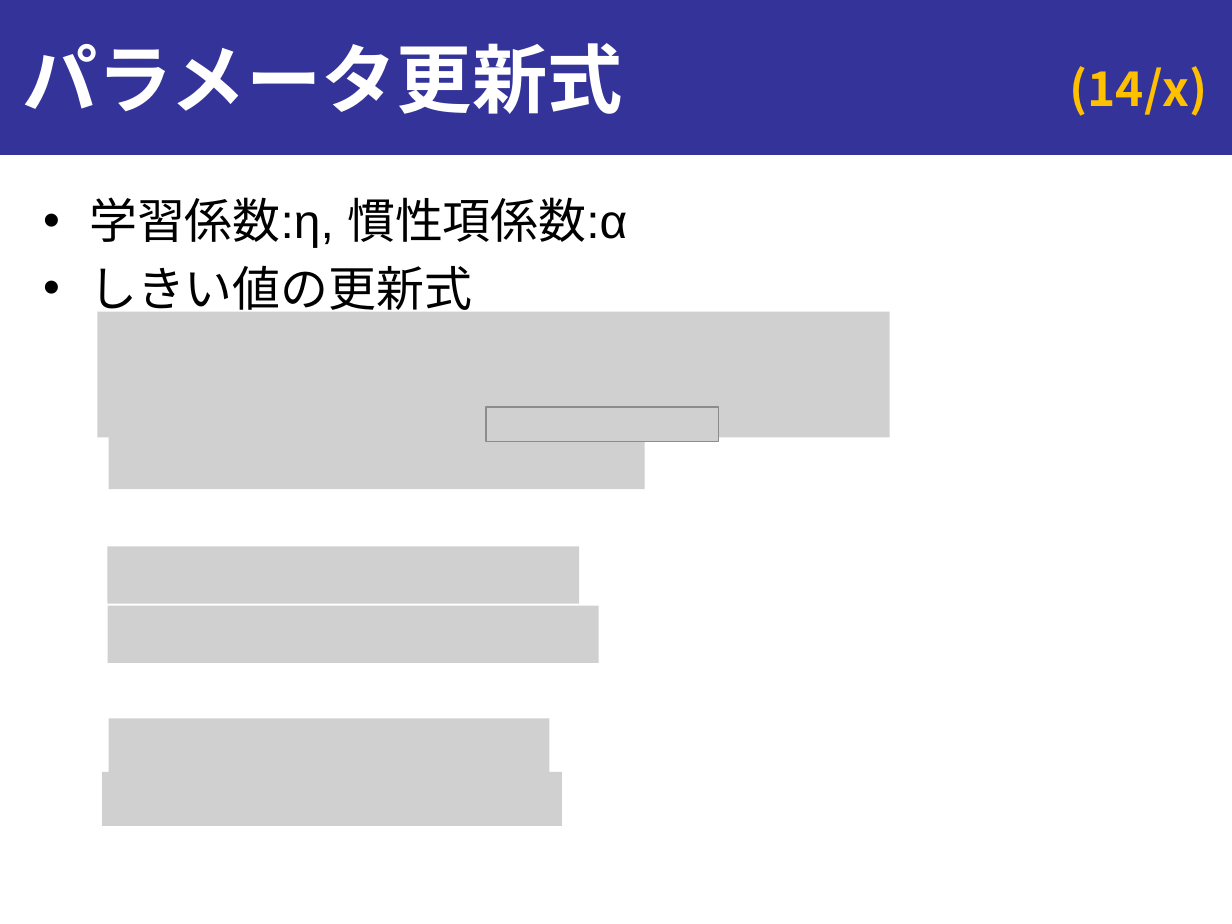
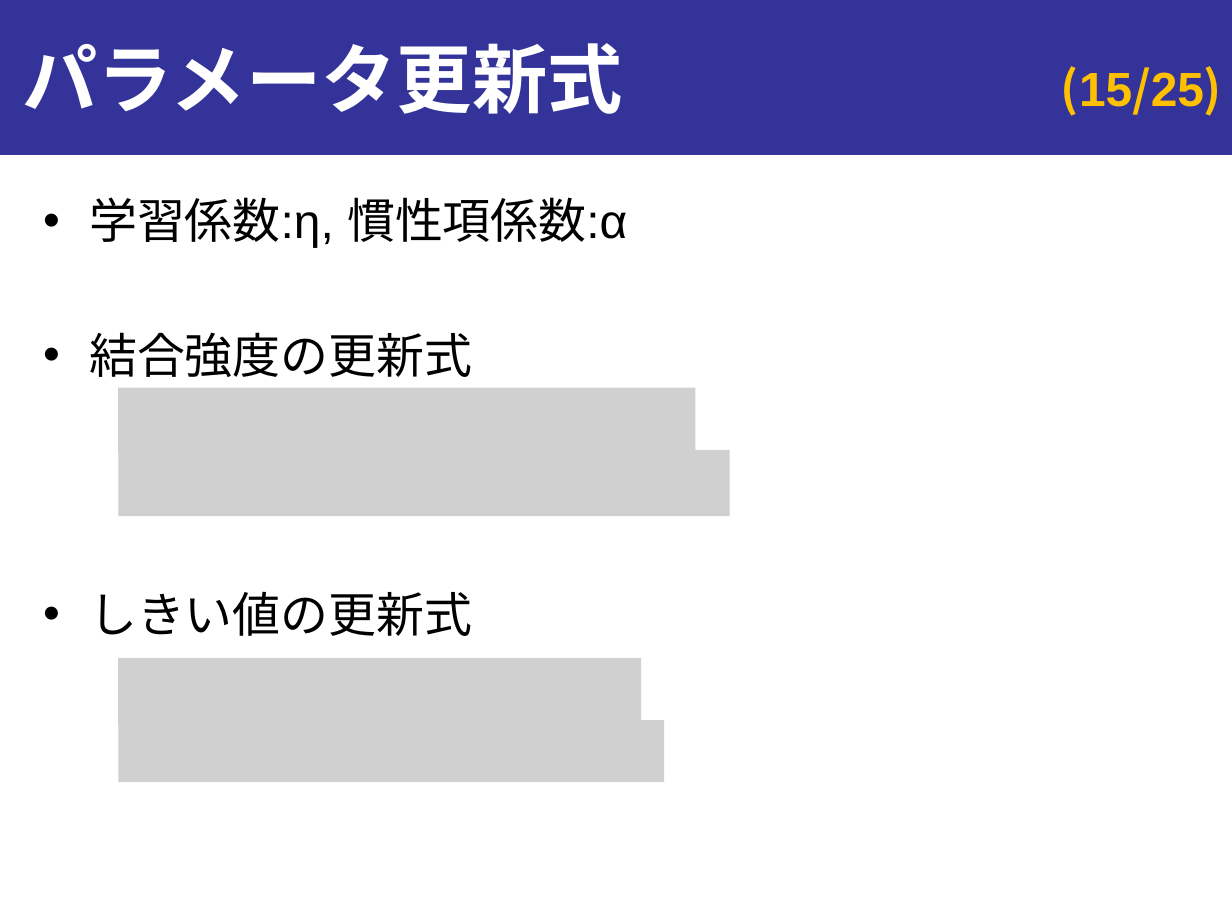
Before and after one commit to onikUone/slides, a slide deck: slide 15 of Junior_ex1.pptx (slide 14 before the commit). Drawn at 1232x924 pixels with LibreOffice and Linux fonts; fonts in the diff are those of the drawing; grey boxes stand for pictures. Boxes give left, top, right and bottom in pixels: in the first picture for what was removed or moved away, otherwise in the second. Text is boxed around its words. In the diff, an @@ line names an element or a change of style, - is before the commit and + after.

```diff
--- a/Junior_ex1.pptx
+++ b/Junior_ex1.pptx
@@ page number at (1061,66,1222,116): text changed; font Noto Sans CJK JP to Arial @@
-(14/x)
+(15/25)
@@ picture removed at (97,312,890,437) @@
@@ text at (89,332,472,377): paragraph added @@
+• 結合強度の更新式
@@ picture added at (118,388,695,455) @@
@@ picture removed at (485,407,718,441) @@
@@ picture removed at (108,429,644,489) @@
@@ picture added at (118,450,729,516) @@
@@ picture removed at (107,547,579,604) @@
@@ picture removed at (107,606,599,663) @@
@@ picture added at (118,658,642,724) @@
@@ picture: place and size @@
-picture at (108,718,549,775)
+picture at (118,719,664,781)
@@ picture removed at (102,772,562,827) @@
```
Also in this commit, not shown: 8 other slides changed, 5 slides added, 5 slides removed, 12 other files.
